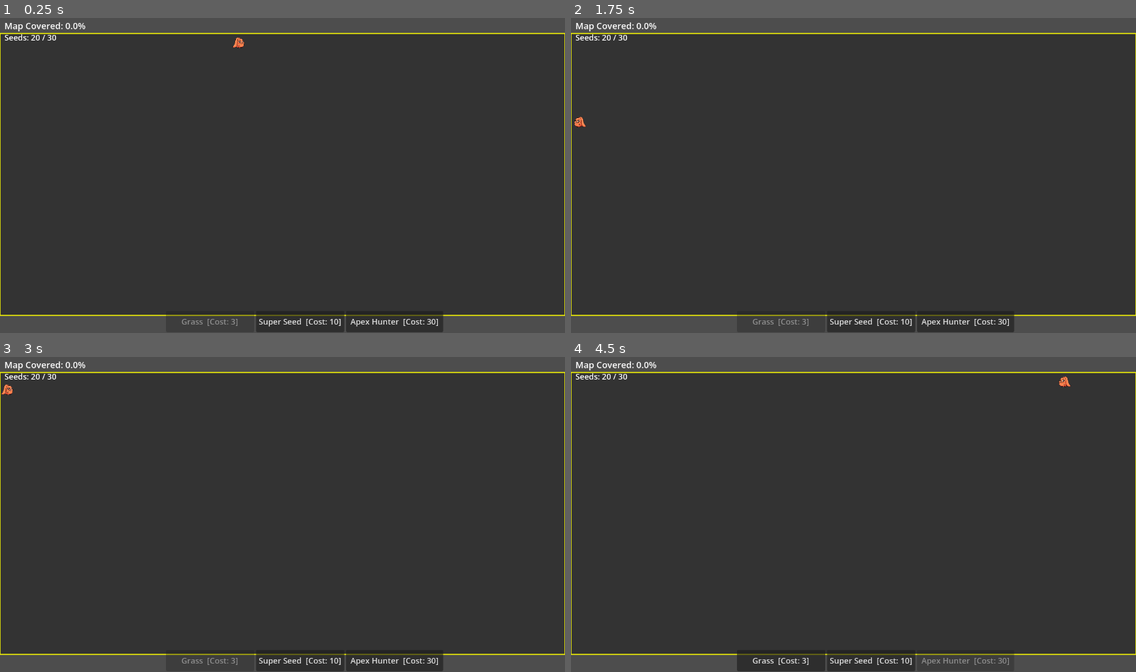
Above: before the commit, frames 1-4 (two rows, left to right).
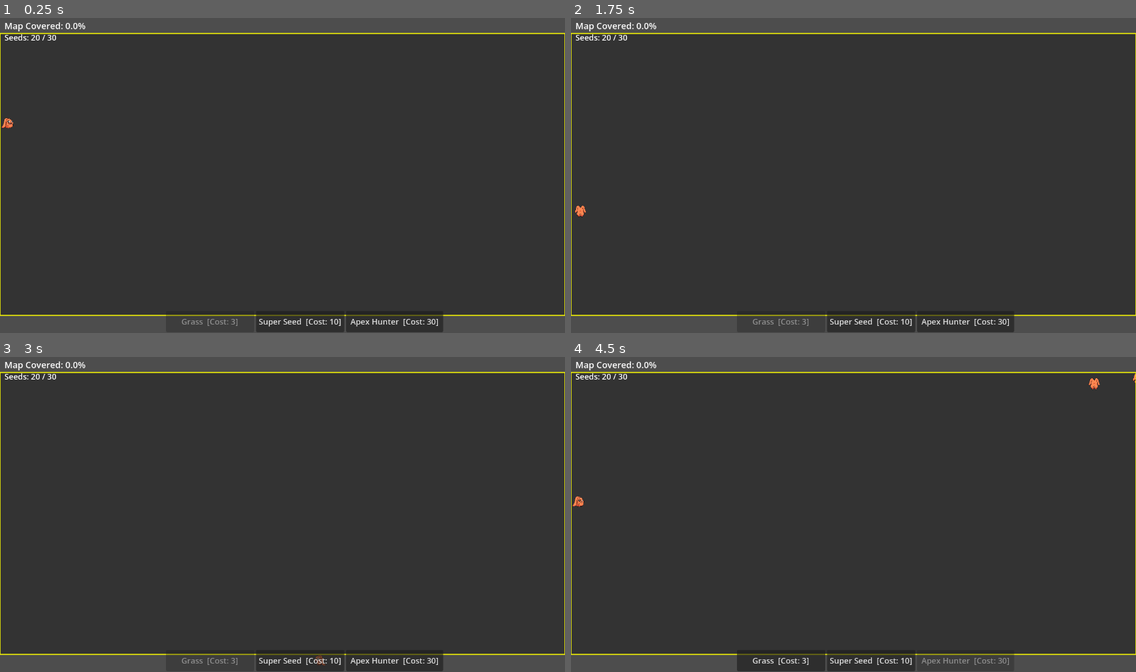
Above: after the commit, the same moments.

Repository: mamo1016/ecosystem-game
Game: Godot game, scene res://world.tscn
The game is run twice, just before and just after one commit, with the same random seed, the same clock (stepped at 60 frames per second) and the same inputs.
Inputs:
- Up to frame 1 (0.25 s): no input
- Up to frame 2 (1.75 s): click "Super Seed [Cost: 10]" at 0.5 s; click "Grass [Cost: 3]" at 1.25 s
- Up to frame 3 (3 s): click "Apex Hunter [Cost: 30]" at 2 s; click "Grass [Cost: 3]" at 2.75 s
- Up to frame 4 (4.5 s): click "Super Seed [Cost: 10]" at 3.5 s; click "Apex Hunter [Cost: 30]" at 4.25 s

The runs differ from the first frame. In frame 1, 0.1% of the frame differs, in the area x 0-44%, y 6-36%; in frame 2, 0.1%; in frame 3, less than 0.1%; in frame 4, 0.2%, in the area x 0-100%, y 5-48%.

Commit message:
Speed up simulation tick from 0.1s to 0.001s (1000 ticks/sec)
Co-Authored-By: Claude Sonnet 4.6 <noreply@anthropic.com>

Diff:
--- a/world.gd
+++ b/world.gd
@@ -56,7 +56,7 @@
 const SUPER_LIFESPAN   = 80
 const SEED_CAP         = 30
 const GROWTH_PER_TICK  = 2
-var   update_interval  = 0.1
+var   update_interval  = 0.001
 
 # --- STATE ---
 var grid: Array          = []
